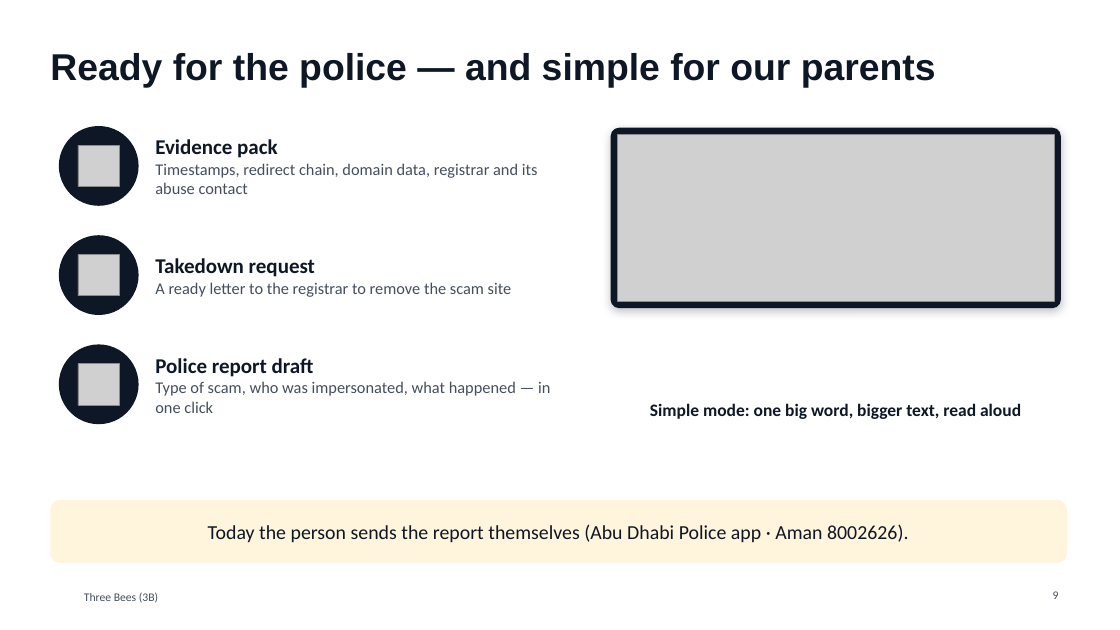
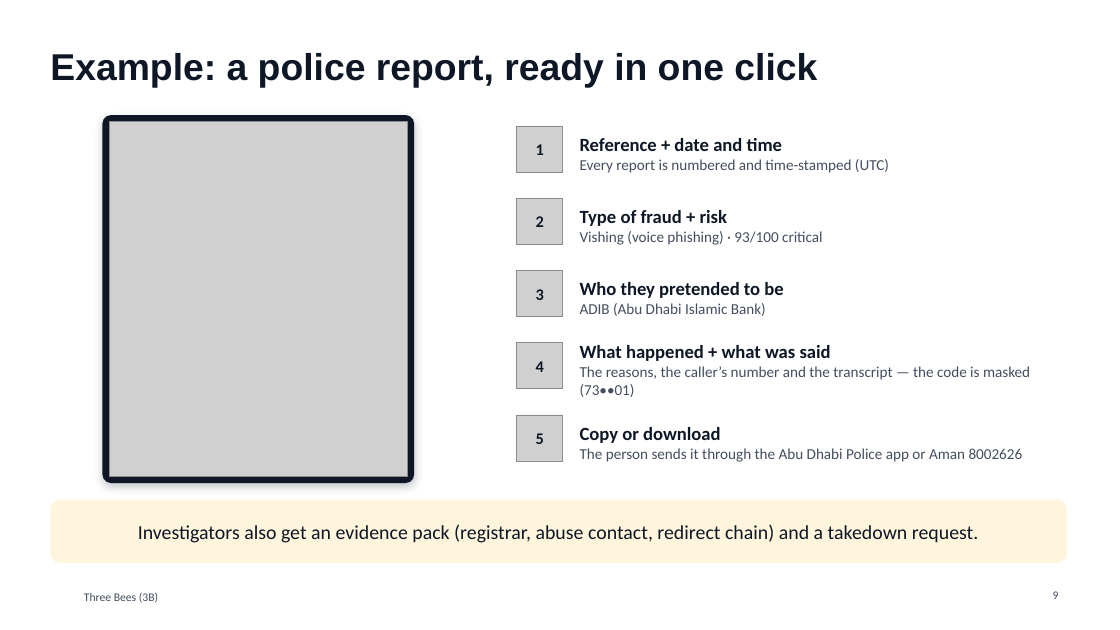
Before and after one commit to Mezx-1/three-bees, a slide deck: slide 9 of docs/presentation/ThreeBees_pitch.pptx. Drawn at 1120x630 pixels with LibreOffice and Linux fonts; fonts in the diff are those of the drawing; grey boxes stand for pictures; background and template pictures are left out. Boxes give left, top, right and bottom in pixels: in the first picture for what was removed or moved away, otherwise in the second. Text is boxed around its words. In the diff, an @@ line names an element or a change of style, - is before the commit and + after.

```diff
--- a/docs/presentation/ThreeBees_pitch.pptx
+++ b/docs/presentation/ThreeBees_pitch.pptx
@@ title at [50,53,817,87]: text changed @@
-Ready for the police — and simple for our parents
+Example: a police report, ready in one click
@@ rounded rectangle added at [103,115,414,483], fill #0E1726 @@
@@ ellipse removed at [59,126,139,206] @@
@@ picture removed at [78,145,119,187] @@
@@ picture added at [109,122,408,476] @@
@@ text removed at [155,139,538,194] @@
-Evidence pack
-Timestamps, redirect chain, domain data, registrar and its abuse contact
@@ picture added at [517,126,563,172] @@
@@ text added at [536,144,544,155], 14 pt, text #0E1726, bold @@
+1
@@ text added at [580,138,889,173], 13 pt, text #444E5F @@
+Reference + date and time
+Every report is numbered and time-stamped (UTC)
@@ rounded rectangle removed at [611,128,1061,308] @@
@@ picture removed at [618,134,1054,302] @@
@@ picture added at [517,198,563,245] @@
@@ ellipse removed at [59,235,139,315] @@
@@ text added at [536,216,544,227], 14 pt, text #0E1726, bold @@
+2
@@ text added at [580,210,823,245], 13 pt, text #444E5F @@
+Type of fraud + risk
+Vishing (voice phishing) · 93/100 critical
@@ picture removed at [78,255,119,296] @@
@@ text removed at [155,258,512,297] @@
-Takedown request
-A ready letter to the registrar to remove the scam site
@@ picture added at [517,271,563,317] @@
@@ text added at [536,289,544,300], 14 pt, text #0E1726, bold @@
+3
@@ text added at [580,282,783,316], 13 pt, text #444E5F @@
+Who they pretended to be
+ADIB (Abu Dhabi Islamic Bank)
@@ ellipse removed at [59,344,139,424] @@
@@ text removed at [155,358,550,413] @@
-Police report draft
-Type of scam, who was impersonated, what happened — in one click
@@ picture added at [517,343,563,389] @@
@@ text added at [580,345,1030,397], 13 pt, text #444E5F @@
+What happened + what was said
+The reasons, the caller’s number and the transcript — the code is masked (73••01)
@@ picture removed at [78,364,119,405] @@
@@ text added at [536,361,544,372], 14 pt, text #0E1726, bold @@
+4
@@ picture added at [517,415,563,461] @@
@@ text removed at [650,403,1021,419] @@
-Simple mode: one big word, bigger text, read aloud
@@ text added at [536,433,544,444], 14 pt, text #0E1726, bold @@
+5
@@ text at [580,427,1023,462]: text changed; size 17 to 13 pt; text colour #0E1726 to #444E5F @@
-Today the person sends the report themselves (Abu Dhabi Police app · Aman 8002626).
+Copy or download
+The person sends it through the Abu Dhabi Police app or Aman 8002626
@@ text added at [138,524,979,543], 17 pt, text #0E1726 @@
+Investigators also get an evidence pack (registrar, abuse contact, redirect chain) and a takedown request.
```
Also in this commit, not shown: 7 other slides changed, 6 slides added, 4 slides removed.
